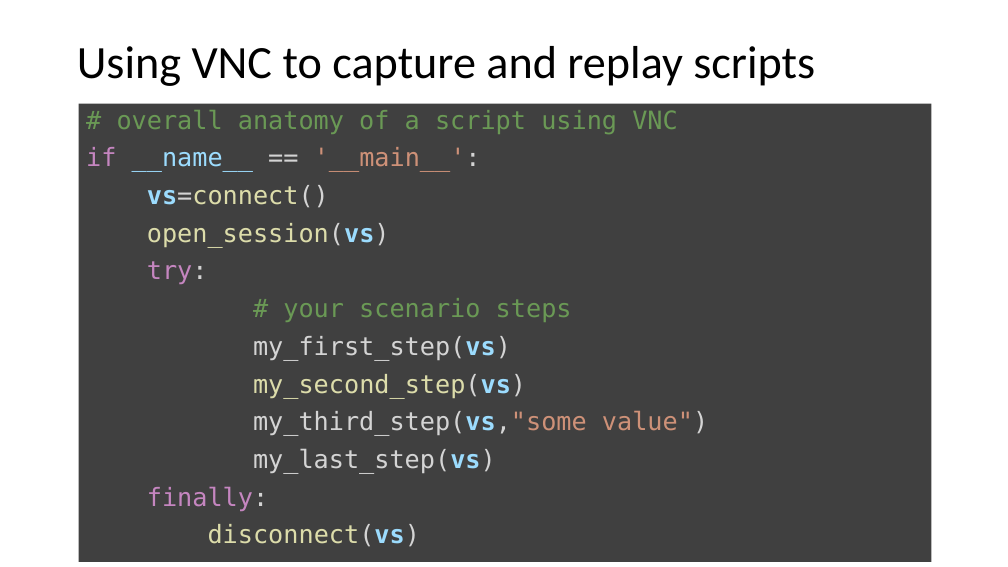
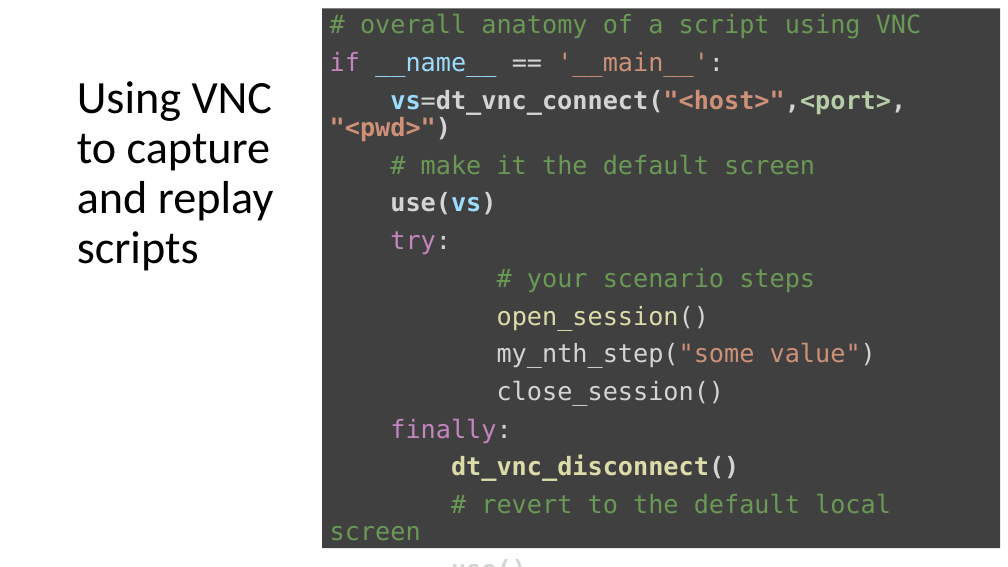
Before and after one commit to LO-RAN/dt_sikulix_bridge, a slide deck: slide 14 of documentation/dt_sikulix_bridge.pptx (slide 18 before the commit). Drawn at 1008x567 pixels with LibreOffice and Linux fonts; fonts in the diff are those of the drawing. Boxes give left, top, right and bottom in pixels: in the first picture for what was removed or moved away, otherwise in the second. Text is boxed around its words. In the diff, an @@ line names an element or a change of style, - is before the commit and + after.

```diff
--- a/documentation/dt_sikulix_bridge.pptx
+++ b/documentation/dt_sikulix_bridge.pptx
@@ text "# overall anatomy of a ...": place and size @@
-text "# overall anatomy of a ..." at (79, 104, 932, 562)
+text "# overall anatomy of a ..." at (322, 8, 1000, 548)
@@ title "Using VNC to capture and ..." rewrapped from (77, 46, 815, 86) to (77, 81, 273, 271) @@
@@ text at (330, 90, 906, 215): text changed; text colour #DCDCAA to #D4D4D4; bold on @@
-vs=connect()
-open_session(vs)
+vs=dt_vnc_connect("<host>",<port>, "<pwd>")
+# make it the default screen
+use(vs)
@@ text at (497, 306, 876, 406): text changed @@
-my_first_step(vs)
-my_second_step(vs)
-my_third_step(vs,"some value")
-my_last_step(vs)
+open_session()
+my_nth_step("some value")
+close_session()
@@ text at (330, 455, 891, 540): text changed; text colour #DCDCAA to #6A9955 @@
-disconnect(vs)
+dt_vnc_disconnect()
+# revert to the default local screen
+use()
```
Also in this commit, not shown: 9 other slides changed, 2 slides added, 4 slides removed.
